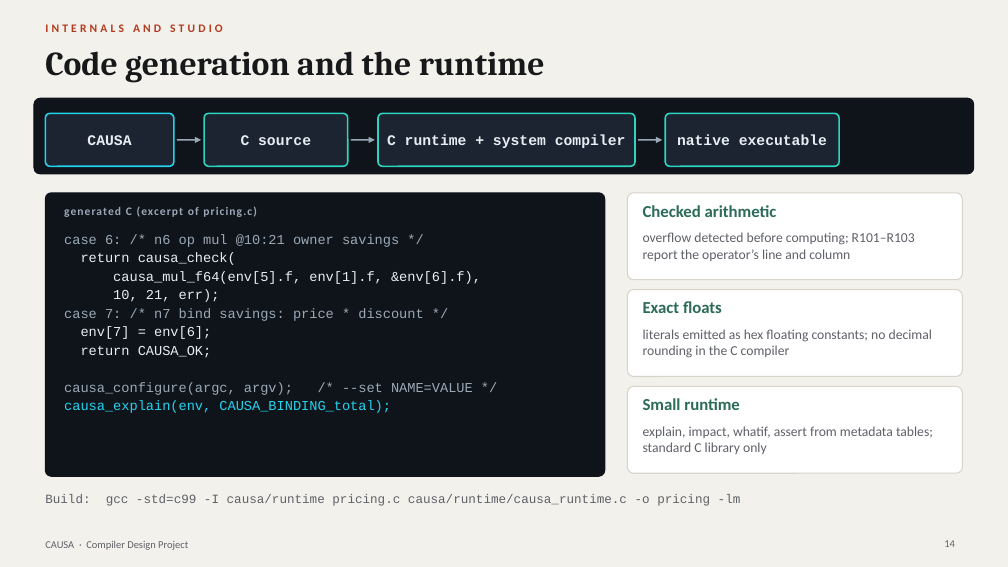
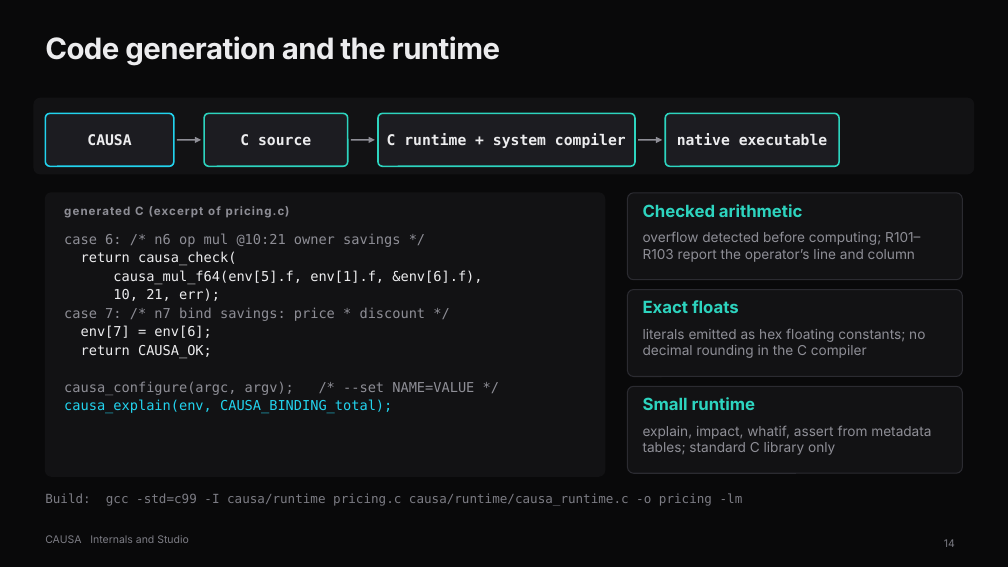
Before and after one commit to ujvall/Causa, a slide deck: slide 14 of presentation/CAUSA_Final_Presentation.pptx. Drawn at 1008x567 pixels with LibreOffice and Linux fonts; fonts in the diff are those of the drawing. Boxes give left, top, right and bottom in pixels: in the first picture for what was removed or moved away, otherwise in the second. Text is boxed around its words. In the diff, an @@ line names an element or a change of style, - is before the commit and + after.

Commit message:
Presentation: matte black theme, Inter typography

```diff
--- a/presentation/CAUSA_Final_Presentation.pptx
+++ b/presentation/CAUSA_Final_Presentation.pptx
@@ background #F3F1EC to #09090A @@
@@ title "Code generation and the runtime": place and size @@
-title "Code generation and the runtime" at <box>45,51,545,83</box>
+title "Code generation and the runtime" at <box>45,36,500,66</box>
@@ title "Code generation and the runtime" at <box>45,36,500,66</box>: size 32 to 28 pt, font Cambria to Inter, text colour #17181A to #ECECEE, letter spacing 0 to -0.5 pt @@
@@ rounded rectangle at <box>34,98,974,174</box>: fill #0F141B to #121214; outline #0F141B 1 pt to #121214 1 pt @@
@@ font Courier New to DejaVu Sans Mono, text colour #E6EDF3 to #ECECEE in 4 elements at <box>87,134,131,146</box>, <box>240,134,311,145</box>, <box>387,133,626,148</box>, <box>677,133,828,146</box> @@
@@ fill #1B2430 to #1C1C21 in 4 elements at <box>45,113,174,166</box>, <box>204,113,348,166</box>, <box>378,113,635,166</box>, <box>665,113,839,166</box> @@
@@ arrow (177, 140) - (201, 140): stroke #9AA8B6 1.5 pt to #8E8E96 1.5 pt @@
@@ arrow (351, 140) - (375, 140): stroke #9AA8B6 1.5 pt to #8E8E96 1.5 pt @@
@@ arrow (638, 140) - (662, 140): stroke #9AA8B6 1.5 pt to #8E8E96 1.5 pt @@
@@ rounded rectangle at <box>45,193,605,476</box>: fill #0F141B to #121214; outline #0F141B 1 pt to #121214 1 pt @@
@@ text "generated C (excerpt of pricing.c)" at <box>64,206,290,218</box>: font Calibri to Inter, text colour #9AA8B6 to #8E8E96 @@
@@ text "case 6: /* n6 op ..." at <box>64,233,482,414</box>: font Courier New to DejaVu Sans Mono; text colour #9AA8B6 to #8E8E96 in "case 6: /* n6 op mul @10:21 ...", "case 7: /* n7 bind savings: price ...", "causa_configure(argc, argv); /* --set NAME=VALUE */"; text colour #E6EDF3 to #ECECEE in "return causa_check(", "causa_mul_f64(env[5].f, env[1].f, &env[6].f),", "10, 21, err);", "env[7] = env[6];" and 1 more places @@
@@ fill #FFFFFF to #121214; outline #D8D4CA 1 pt to #2B2B31 1 pt in 3 elements at <box>628,193,963,280</box>, <box>628,290,963,377</box>, <box>628,386,963,473</box> @@
@@ font Calibri to Inter, text colour #2B6B57 to #2DD4BF in 3 elements at <box>643,204,802,217</box>, <box>643,300,739,313</box>, <box>643,397,756,410</box> @@
@@ font Calibri to Inter, text colour #5F6168 to #8E8E96 in 3 elements at <box>643,231,920,262</box>, <box>643,329,925,358</box>, <box>643,425,931,455</box> @@
@@ text "Build: gcc -std=c99 -I causa/runtime ..." at <box>45,493,743,506</box>: font Courier New to DejaVu Sans Mono, text colour #5F6168 to #7C7C84 @@
@@ text at <box>45,535,189,543</box>: text changed; size 11 to 10 pt; font Calibri to Inter; text colour #B23A1E to #7C7C84; bold off @@
-INTERNALS AND STUDIO
+CAUSA Internals and Studio
@@ page number at <box>944,539,955,547</box>: font Calibri to Inter, text colour #5F6168 to #7C7C84 @@
@@ text removed at <box>45,541,188,550</box> @@
-CAUSA · Compiler Design Project
```
Also in this commit, not shown: 19 other slides changed, 3 other files.
